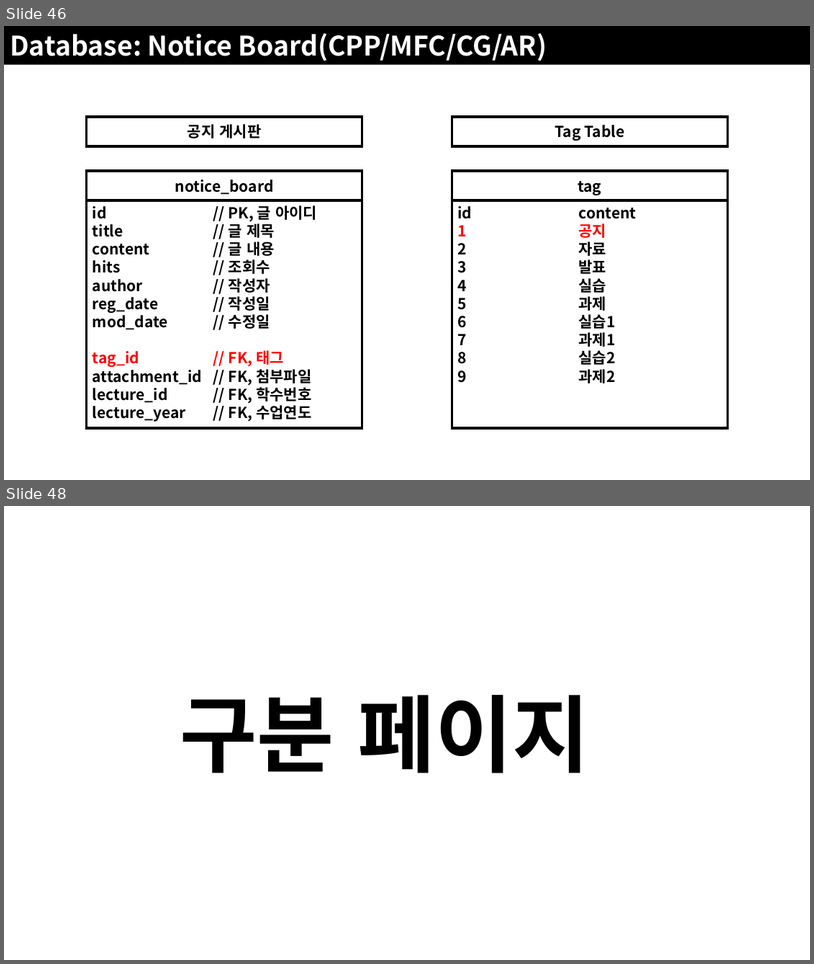
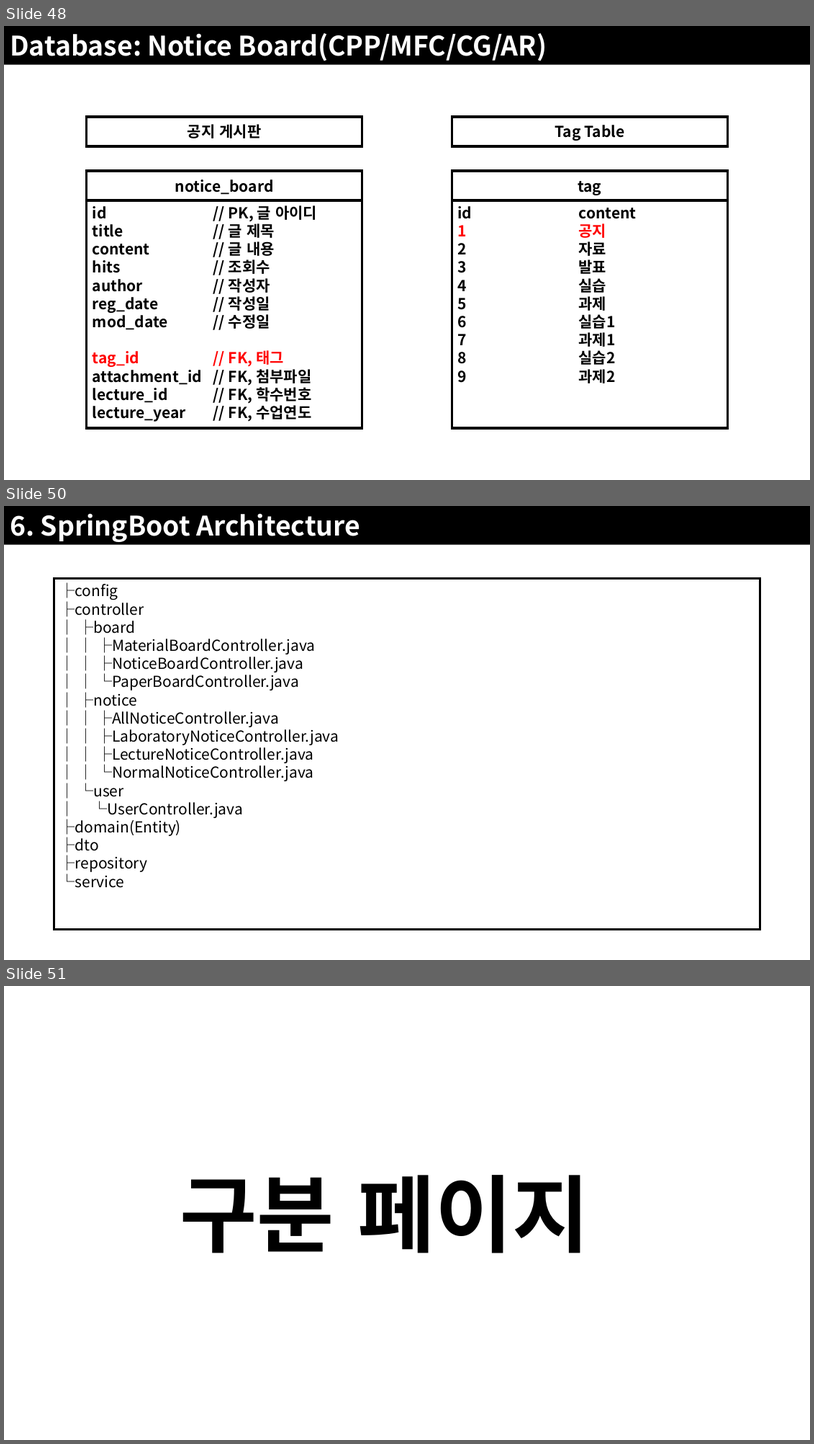
Before and after one commit to JoSihun/CGVR_Lab, a slide deck: documents/01_프로젝트_개발계획.pptx. Shown one above the other, each under a label of ours: slides 46 and 48 before the commit, slides 48, 50 and 51 after it; the slides between them are not shown. The pictures are 814x964 and 814x1444 pixels, drawn with LibreOffice and Linux fonts; fonts in the diff are those of the drawing. Boxes give left, top, right and bottom in pixels: in the first picture for what was removed or moved away, otherwise in the second. Text is boxed around its words. In the diff, an @@ line names an element or a change of style, - is before the commit and + after.

```diff
--- a/documents/01_프로젝트_개발계획.pptx
+++ b/documents/01_프로젝트_개발계획.pptx
@@ slide 50 added at [4, 506, 810, 960], background #FFFFFF @@
@@ rectangle added at [4, 506, 810, 545], fill #000000, 32 pt, text #FFFFFF, bold @@
+6. SpringBoot Architecture
@@ rectangle added at [54, 579, 761, 929], fill #FFFFFF, outline #000000 3 pt, 18 pt, text #000000 @@
+├config
+├controller
+│ ├board
+│ │ ├MaterialBoardController.java
+│ │ ├NoticeBoardController.java
+│ │ └PaperBoardController.java
+│ ├notice
+│ │ ├AllNoticeController.java
+│ │ ├LaboratoryNoticeController.java
+│ │ ├LectureNoticeController.java
+│ │ └NormalNoticeController.java
+│ └user
+│ └UserController.java
+├domain(Entity)
+├dto
+├repository
+└service
@@ what was slide 46 is now slide 48 @@
@@ what was slide 48 is now slide 51 @@
```
Also in this commit, not shown: 8 slides changed, 3 other slides added, 1 slide removed, 5 other files.
